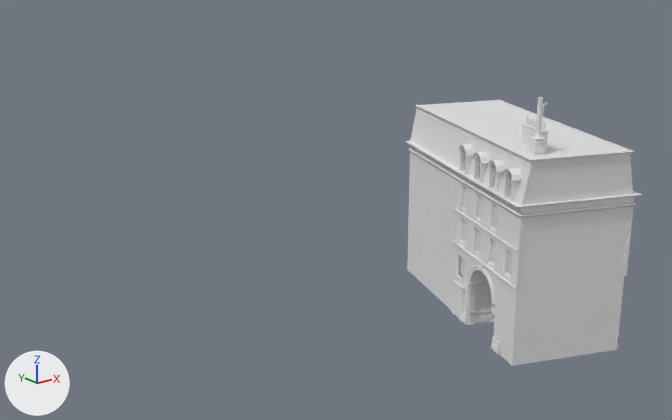
Before and after pictures for a commit that changed the glTF model Meshes/Section02/S2B1.glb.
Camera for both pictures: a 50 mm lens placed at (-57.3, -72.3, 41.5), pointed at (3.7, 3.9, 11.0). Lighting does not change. The marker at lower left points along +X, +Y and +Z. Where no turn or scale is listed for an object, it has been applied to the vertices. Vertices at the same position are counted once.

Objects in the first picture: 'Bistro_Research_Exterior_Paris_Chimney_01A1_5953', 'Bistro_Research_Exterior_Paris_Chimney_02C_5975', 'Bistro_Research_Exterior_paris_building_02_4905', 'Bistro_Research_Exterior_paris_building_02_4907', 'Bistro_Research_Exterior_paris_building_02_4909', 'Bistro_Research_Exterior_paris_building_02_4911', 'Bistro_Research_Exterior_paris_building_02_4913', 'Bistro_Research_Exterior_paris_building_02_4919', 'Bistro_Research_Exterior_paris_building_02_4921', 'Bistro_Research_Exterior_paris_building_02_4925'.
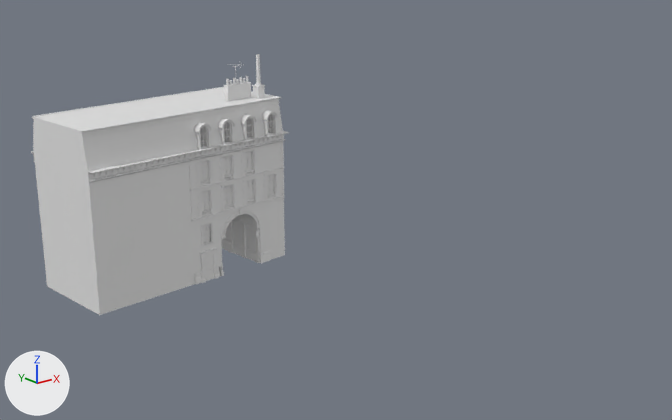
Where the newer file only moved an object's origin or applied its transform, the numbers keep the older frame.

What differs and where, as boxes (x1, y1, x2, y2) in the pictures (672 x 420 px):
'Bistro_Research_Exterior_paris_building_02_4921', mesh turned
    before: (407, 209, 624, 366)
    after: (41, 198, 285, 315)
'Bistro_Research_Exterior_paris_building_02_4919', mesh turned
    before: (409, 151, 631, 290)
    after: (34, 142, 282, 248)
'Bistro_Research_Exterior_paris_building_02_4913', mesh turned
    before: (411, 100, 632, 205)
    after: (33, 88, 282, 171)
'Bistro_Research_Exterior_paris_building_02_4909', mesh turned
    before: (405, 100, 642, 354)
    after: (31, 87, 289, 284)
'Bistro_Research_Exterior_paris_building_02_4911', mesh turned
    before: (410, 112, 633, 279)
    after: (33, 104, 283, 245)
'Bistro_Research_Exterior_paris_building_02_4925', mesh turned
    before: (460, 187, 512, 276)
    after: (199, 152, 273, 243)
'Bistro_Research_Exterior_paris_building_02_4907', mesh turned
    before: (475, 285, 491, 311)
    after: (224, 223, 255, 250)
'Bistro_Research_Exterior_Paris_Chimney_01A1_5953', no longer drawn
    before: (529, 97, 546, 156)
'Bistro_Research_Exterior_Paris_Chimney_02C_5975', no longer drawn
    before: (521, 116, 549, 151)
'Bistro_Research_Exterior_Paris_Chimney_02C_5975.1', added
    after: (224, 83, 251, 102)
'Bistro_Research_Exterior_paris_building_02_4905', mesh turned
    before: (455, 289, 461, 318)
    after: (204, 254, 215, 281)
'Bistro_Research_Exterior_Paris_Chimney_01A1_5953.0', added
    after: (252, 54, 265, 98)
'Bistro_Research_Exterior_Paris_Chimney_01A1_5953.1', added
    after: (253, 86, 265, 99)
'Bistro_Research_Exterior_Paris_Chimney_02C_5975.2', added
    after: (226, 76, 248, 85)

Diff of the bpy script that builds the scene:
```diff
--- a/Meshes/Section02/S2B1.glb.py
+++ b/Meshes/Section02/S2B1.glb.py
@@ me_mesh_809 @@
 me_mesh_809.from_pydata(...)  # 523 vertices, 918 faces; spans x 10.92..11.49, y -8.49..-7.12, z 0.21..3.32
+# me_mesh_809 part 1: the whole mesh is turned 117 degrees about the z axis through its middle, then moved by (-14.94, 26.73, -0.25)
@@ me_mesh_808 @@
 me_mesh_808.from_pydata(...)  # 18 vertices, 16 faces; spans x 8.97..21.11, y -19.44..-9.91, z 0.32..7.55
+# me_mesh_808 part 2: the whole mesh is turned 117 degrees about the z axis through its middle, then moved by (-14.39, 40.14, -0.25)
@@ me_mesh_807 @@
 me_mesh_807.from_pydata(...)  # 26428 vertices, 44785 faces; spans x 6.1..28.3, y -24.1..6.4, z 0.2..20.7
+# me_mesh_807 part 3: the whole mesh is turned 117 degrees about the z axis through its middle, then moved by (-22.8, 33.6, -0.3)
@@ me_mesh_806 @@
 me_mesh_806.from_pydata(...)  # 1569 vertices, 2390 faces; spans x 6.9..27.7, y -23.5..6.1, z 4.8..19.9
+# me_mesh_806 part 4: the whole mesh is turned 117 degrees about the z axis through its middle, then moved by (-23.1, 33.4, -0.2)
@@ me_mesh_805 @@
 me_mesh_805.from_pydata(...)  # 252 vertices, 400 faces; spans x 6.9..27.6, y -23.4..6.1, z 16.4..20.7
+# me_mesh_805 part 5: the whole mesh is turned 117 degrees about the z axis through its middle, then moved by (-23.0, 33.3, -0.2)
@@ me_mesh_803 @@
 me_mesh_803.from_pydata(...)  # 154 vertices, 222 faces; spans x 6.9..27.6, y -23.4..6.1, z 8.1..16.4
+# me_mesh_803 part 6: the whole mesh is turned 117 degrees about the z axis through its middle, then moved by (-23.0, 33.4, -0.3)
@@ me_mesh_802 @@
 me_mesh_802.from_pydata(...)  # 139 vertices, 238 faces; spans x 6.9..27.6, y -23.4..6.1, z 0.2..8.1
+# me_mesh_802 part 7: the whole mesh is turned 117 degrees about the z axis through its middle, then moved by (-23.0, 33.4, -0.3)
@@ me_mesh_800 @@
 me_mesh_800.from_pydata(...)  # 48 vertices, 24 faces; spans x 7.8..11.86, y -18.01..-7.35, z 4.89..14.85
+# me_mesh_800 part 8: the whole mesh is turned 117 degrees about the z axis through its middle, then moved by (-8.59, 32.59, -0.25)
@@ ob_bistro_research_exterior_paris_chimney_01a1_5953 @@
 ob_bistro_research_exterior_paris_chimney_01a1_5953.location = (0.0, 0.0, 0.0)
-ob_bistro_research_exterior_paris_chimney_01a1_5953.scale = (0.0107, 0.0107, 0.0107)
@@ ob_bistro_research_exterior_paris_chimney_02c_5975 @@
 ob_bistro_research_exterior_paris_chimney_02c_5975.location = (0.0, 0.0, 0.0)
-ob_bistro_research_exterior_paris_chimney_02c_5975.scale = (0.0107, 0.0107, 0.0107)
@@ ob_bistro_research_exterior_paris_chimney_02c_5975_2 @@
+ob_bistro_research_exterior_paris_chimney_02c_5975_2 = bpy.data.objects.new('Bistro_Research_Exterior_Paris_Chimney_02C_5975.2', me_mesh_307_006)  # 756 vertices, 1008 faces; spans x -1.68..1.69, y -0.35..0.35, z -0.33..0.43
+ob_bistro_research_exterior_paris_chimney_02c_5975_2.location = (3.76, 23.14, 22.66)
@@ ob_bistro_research_exterior_paris_chimney_02c_5975_1 @@
+ob_bistro_research_exterior_paris_chimney_02c_5975_1 = bpy.data.objects.new('Bistro_Research_Exterior_Paris_Chimney_02C_5975.1', me_mesh_307_005)  # 24 vertices, 24 faces; spans x -1.86..1.86, y -0.55..0.55, z -1.8..1.8
+ob_bistro_research_exterior_paris_chimney_02c_5975_1.location = (3.76, 23.14, 20.46)
@@ ob_bistro_research_exterior_paris_chimney_01a1_5953_1 @@
+ob_bistro_research_exterior_paris_chimney_01a1_5953_1 = bpy.data.objects.new('Bistro_Research_Exterior_Paris_Chimney_01A1_5953.1', me_mesh_318_003)  # 84 vertices, 124 faces; spans x -0.54..0.63, y -0.58..0.59, z -0.94..0.8
+ob_bistro_research_exterior_paris_chimney_01a1_5953_1.location = (6.25, 22.36, 21.1)
@@ ob_bistro_research_exterior_paris_chimney_01a1_5953_0 @@
+ob_bistro_research_exterior_paris_chimney_01a1_5953_0 = bpy.data.objects.new('Bistro_Research_Exterior_Paris_Chimney_01A1_5953.0', me_mesh_318_002)  # 409 vertices, 750 faces; spans x -0.63..0.63, y -0.62..0.64, z -3.04..2.89
+ob_bistro_research_exterior_paris_chimney_01a1_5953_0.location = (6.29, 22.36, 22.83)
```
